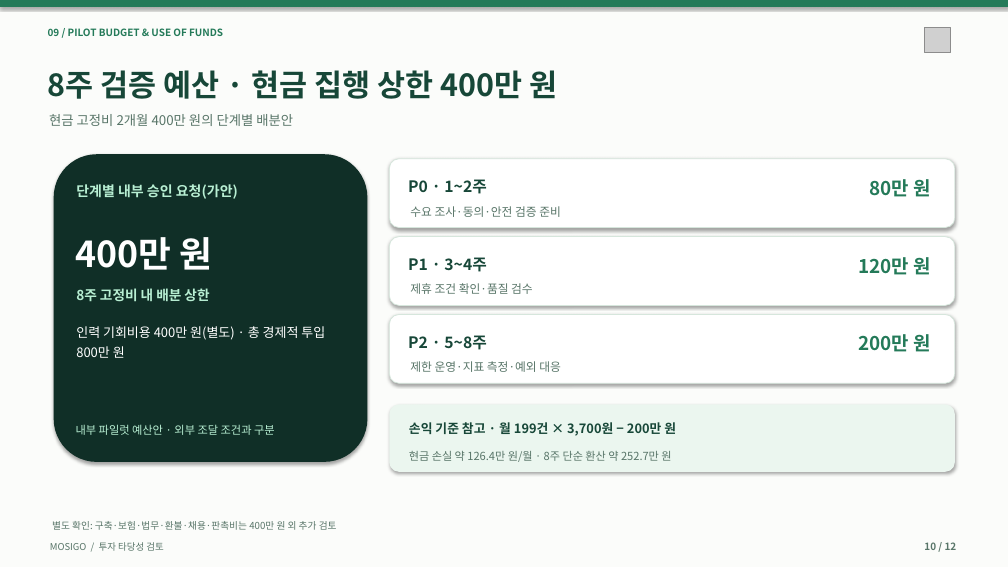
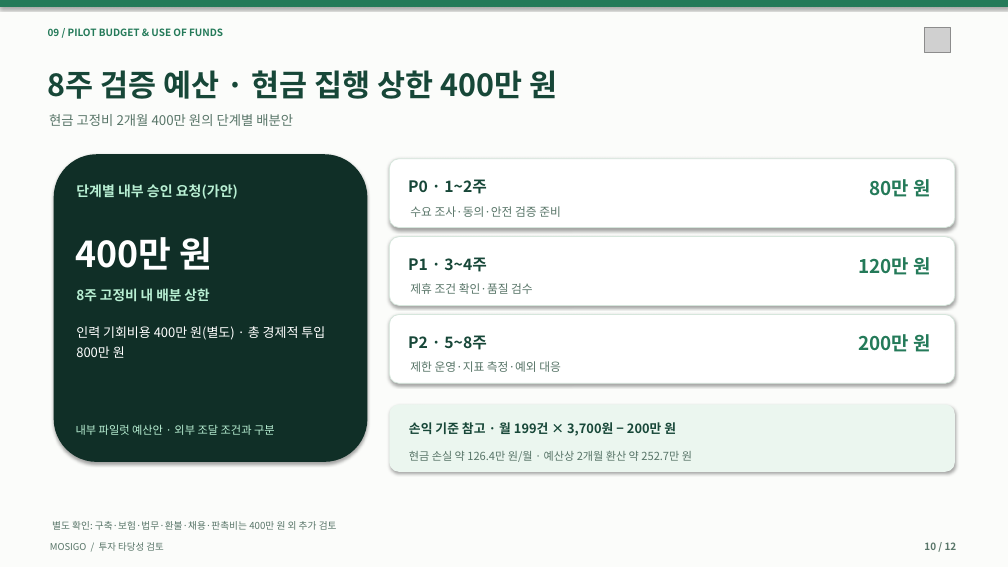
Before and after one commit to dohyunkimmm/mosigo-case-study, a slide deck: slide 10 of downloads/MOSIGO_IR_Investment_Review_12slides.pptx. Drawn at 1008x567 pixels with LibreOffice and Linux fonts; fonts in the diff are those of the drawing; grey boxes stand for pictures. Boxes give left, top, right and bottom in pixels: in the first picture for what was removed or moved away, otherwise in the second. Text is boxed around its words. In the diff, an @@ line names an element or a change of style, - is before the commit and + after.

```diff
--- a/downloads/MOSIGO_IR_Investment_Review_12slides.pptx
+++ b/downloads/MOSIGO_IR_Investment_Review_12slides.pptx
@@ text at bbox=[409, 451, 692, 462]: text changed @@
-현금 손실 약 126.4만 원/월 · 8주 단순 환산 약 252.7만 원
+현금 손실 약 126.4만 원/월 · 예산상 2개월 환산 약 252.7만 원
```
Also in this commit, not shown: 2 other slides changed, 25 other files.
